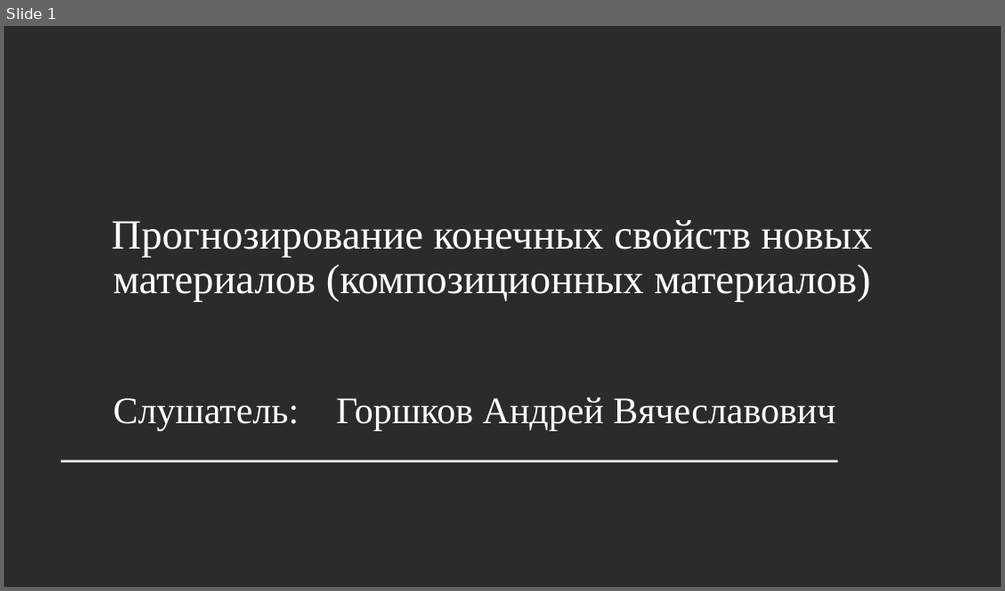
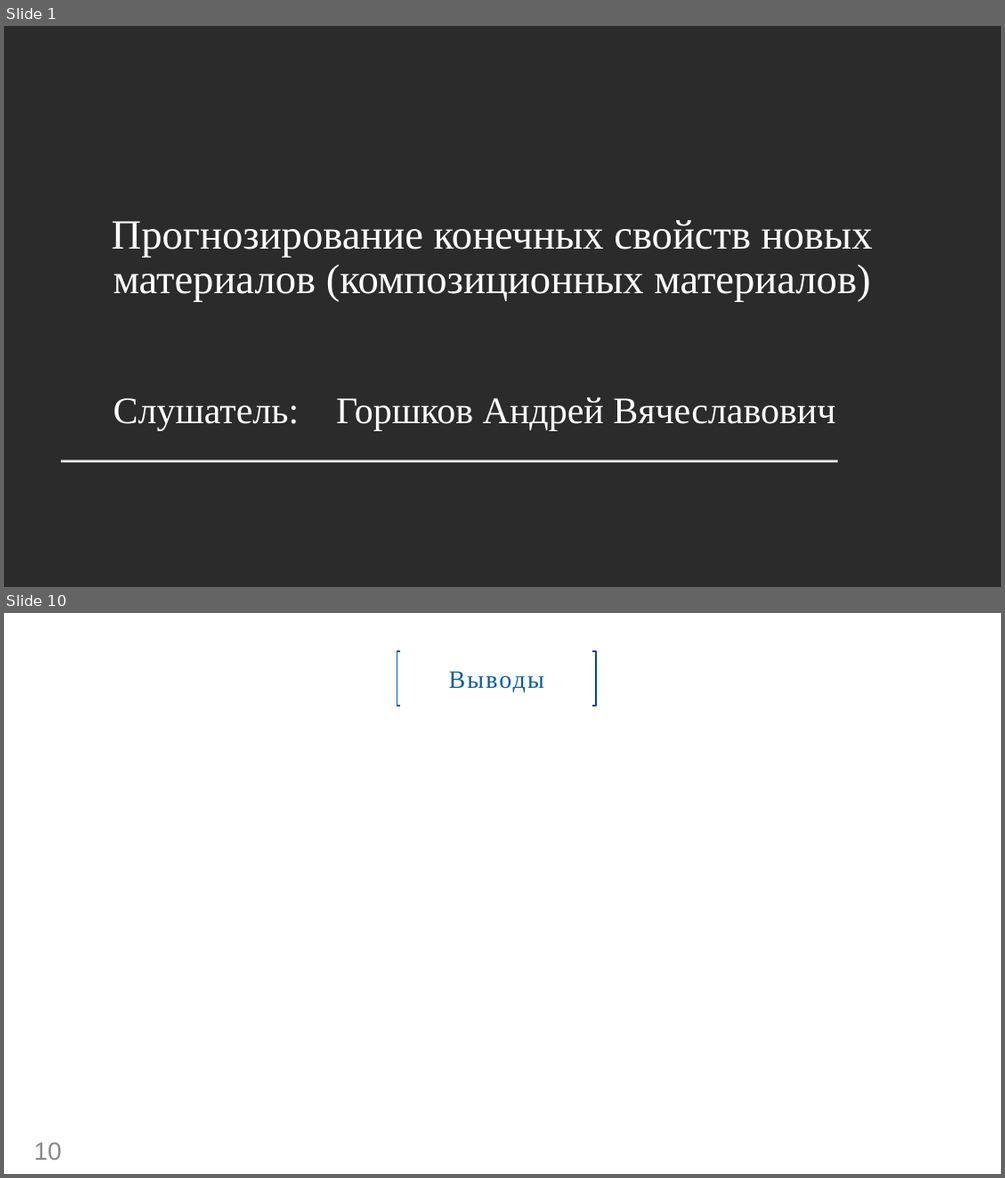
Before and after one commit to GorshkovAndrey/BMSTU, a slide deck: Для защиты ВКР/Презентация ВКР. Горшков А. В..pptx. Shown one above the other, each under a label of ours: slide 1 before the commit, slides 1 and 10 after it; the slides between them are not shown. The pictures are 1005x591 and 1005x1178 pixels, drawn with LibreOffice and Linux fonts; fonts in the diff are those of the drawing; grey boxes stand for pictures; background and template pictures are left out; a plain dark background stands for a picture behind light text. Boxes give left, top, right and bottom in pixels: in the first picture for what was removed or moved away, otherwise in the second. Text is boxed around its words. In the diff, an @@ line names an element or a change of style, - is before the commit and + after.

```diff
--- a/Для защиты ВКР/Презентация ВКР. Горшков А. В..pptx
+++ b/Для защиты ВКР/Презентация ВКР. Горшков А. В..pptx
@@ slide 10 added at [4,613,1001,1174], background #FFFFFF @@
@@ rectangle added at [397,651,596,705], fill #FFFFFF, outline #FFFFFF 2 pt, 24 pt, text #065CAB @@
+Выводы
@@ freeform shape added at [397,651,400,705], outline #065CAB 1.3 pt @@
@@ freeform shape added at [591,651,596,705], outline #0046A2 1.3 pt @@
@@ page number added at [34,1142,62,1159], 24 pt, text #898989 @@
+10
```
Also in this commit, not shown: 7 slides changed, 1 other slide added.
